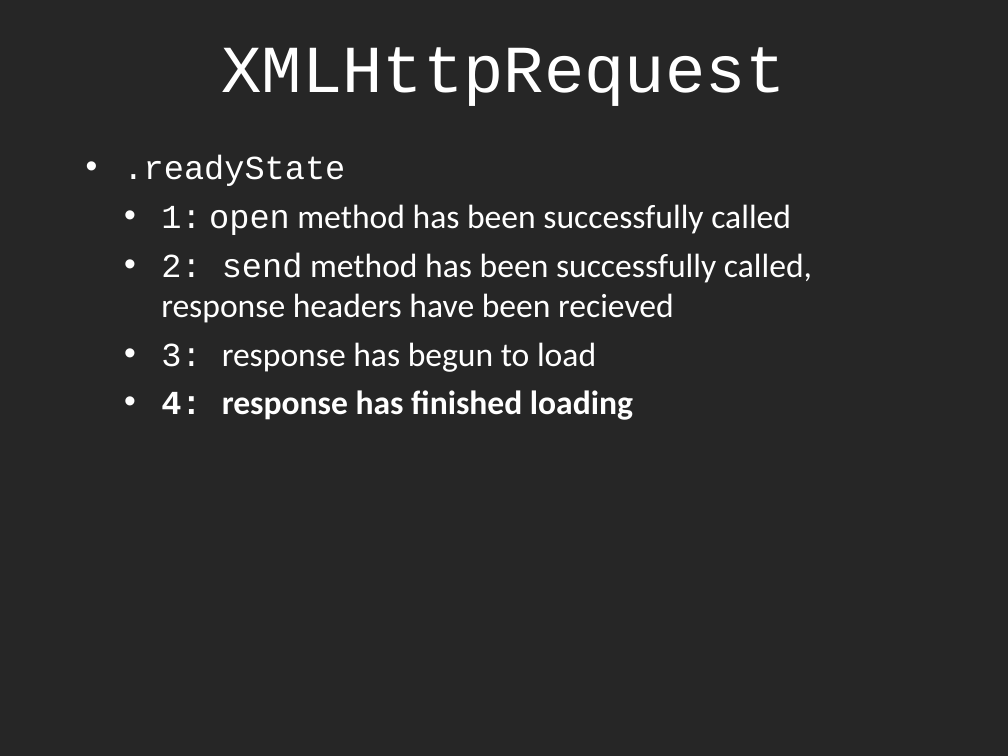
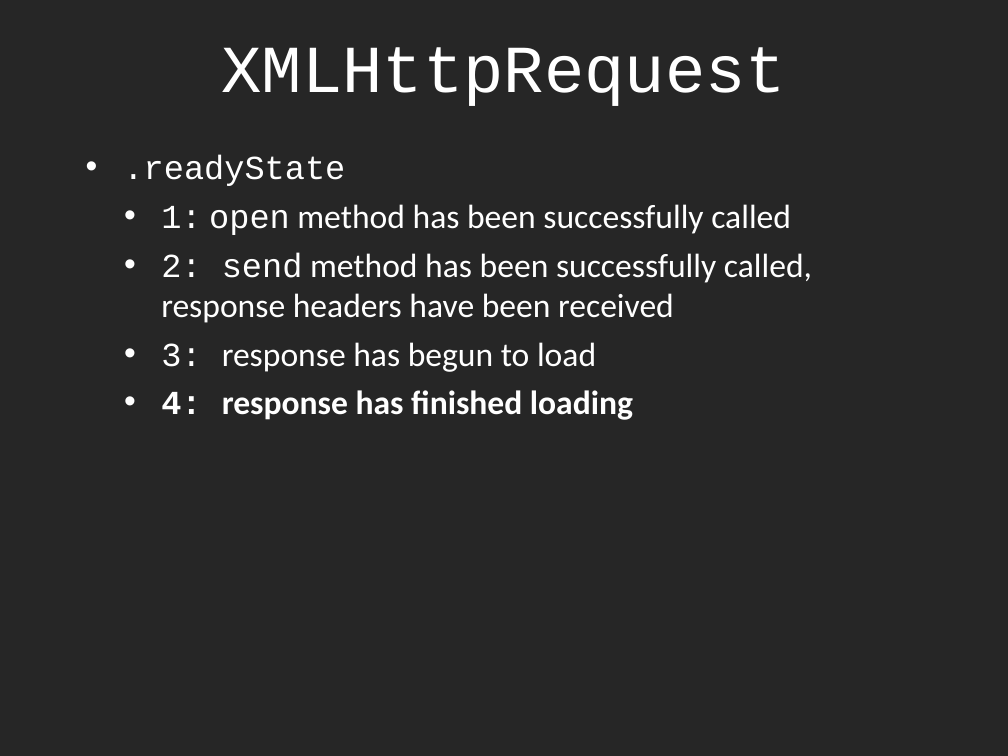
Before and after one commit to dantasse/ssuiweb2014, a slide deck: slide 11 of week08/week08.pptx (slide 10 before the commit). Drawn at 1008x756 pixels with LibreOffice and Linux fonts; fonts in the diff are those of the drawing. Boxes give left, top, right and bottom in pixels: in the first picture for what was removed or moved away, otherwise in the second. Text is boxed around its words. In the diff, an @@ line names an element or a change of style, - is before the commit and + after.

```diff
--- a/week08/week08.pptx
+++ b/week08/week08.pptx
@@ text at [161, 252, 812, 323]: text changed @@
-  • 2: send method has been successfully called, response headers have been recieved
+  • 2: send method has been successfully called, response headers have been received
```
Also in this commit, not shown: 2 other slides changed, 2 slides added.
